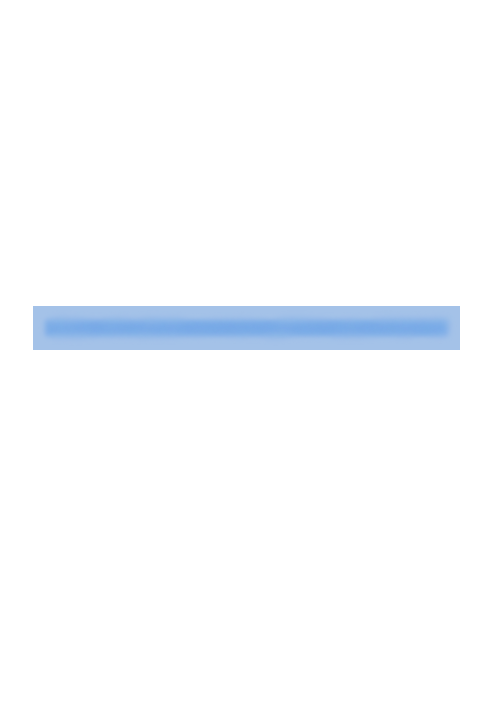
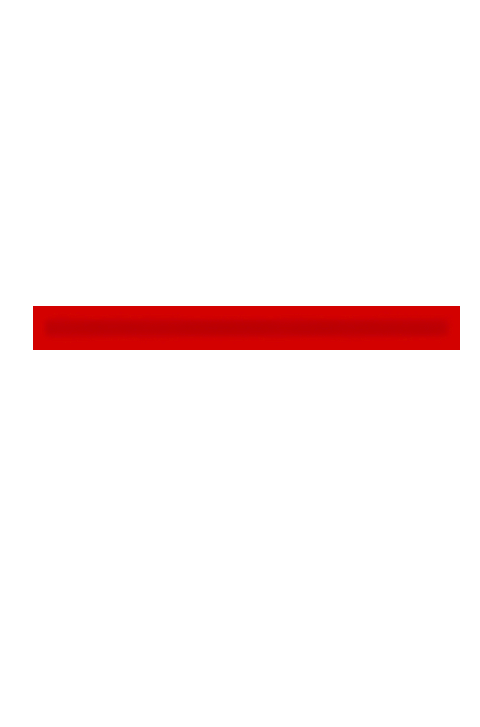
Revision of a layered 480x727 image; what changed, layer by layer:
painted on "Rectangle 1" over 33, 306, 460, 350
removed layer "Rectangle 2" over 33, 306, 460, 350
